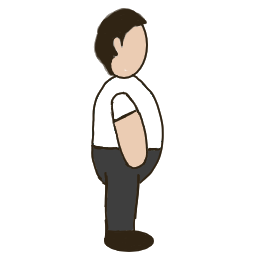
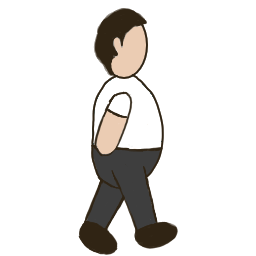
Revision of a layered 256px x 256px image; what changed, layer by layer:
added layer "human_walk_2 contours" above "human_walk_2 colors" over [78, 68, 178, 255]
added layer "human_walk_2 colors" above "human_walk_1 contour" over [78, 68, 178, 255]
hid "human contour" over [78, 68, 178, 255]
hid "colors" over [78, 68, 178, 255]
